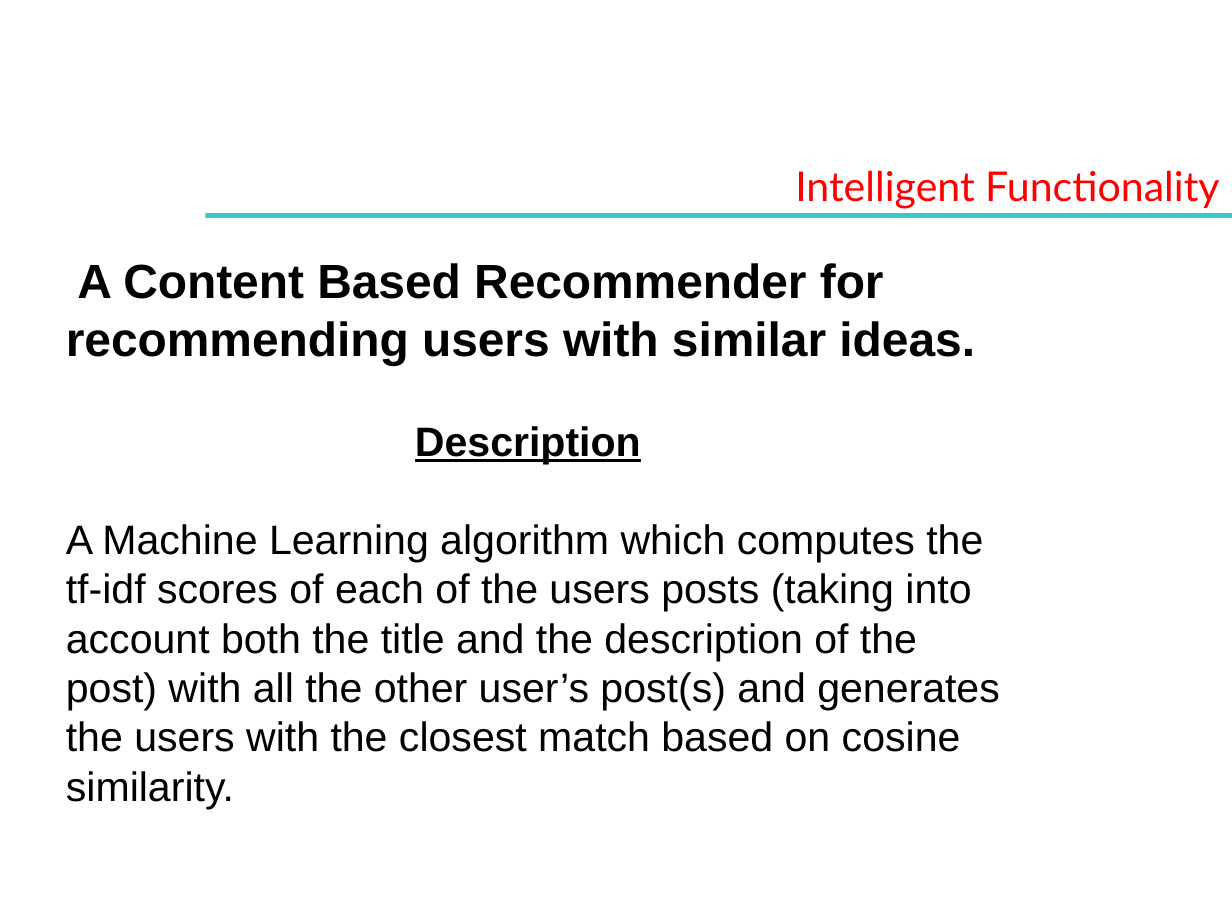
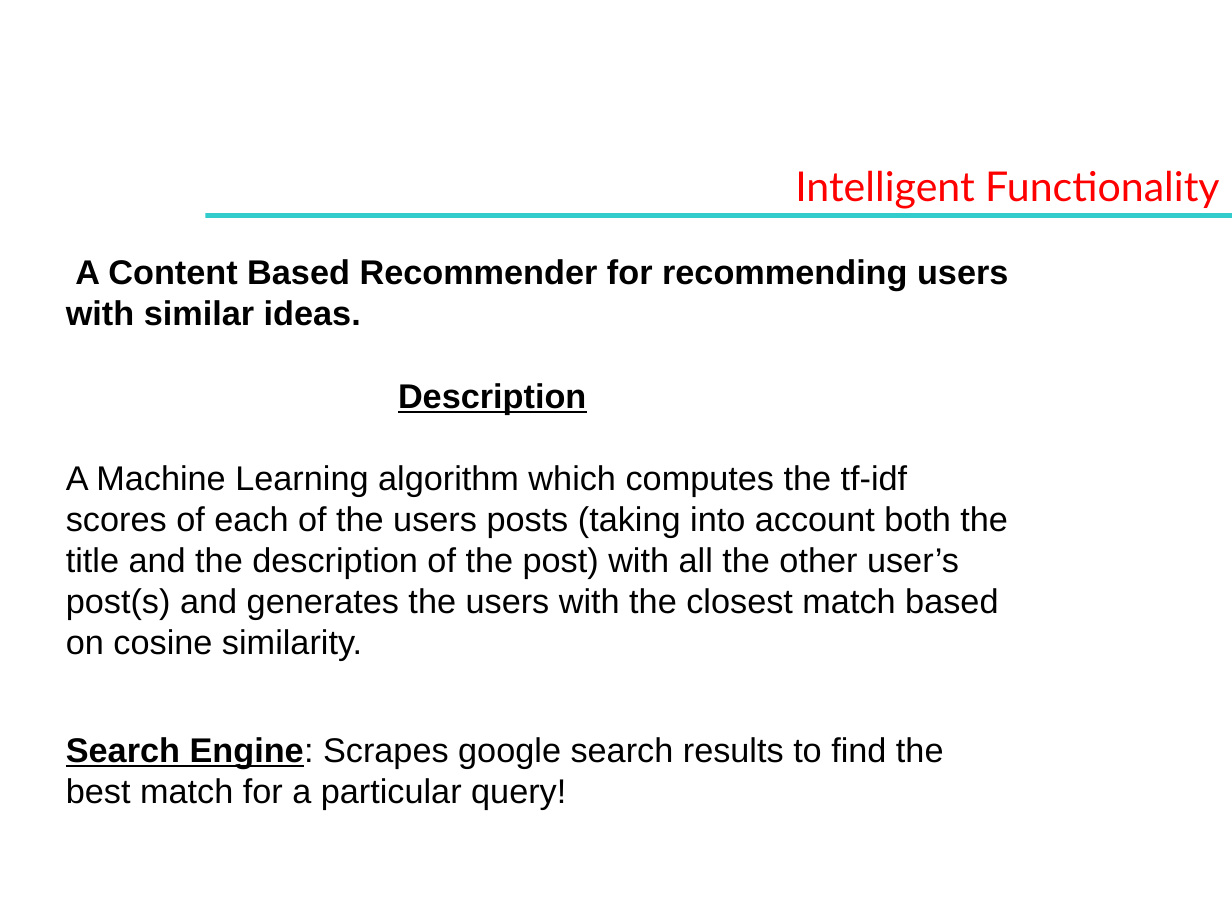
Before and after one commit to jasraj-jsa/VIBE_TECH, a slide deck: slide 5 of V.I.B.E.pptx. Drawn at 1232x924 pixels with LibreOffice and Linux fonts; fonts in the diff are those of the drawing; background and template pictures are left out. Boxes give left, top, right and bottom in pixels: in the first picture for what was removed or moved away, otherwise in the second. Text is boxed around its words. In the diff, an @@ line names an element or a change of style, - is before the commit and + after.

```diff
--- a/V.I.B.E.pptx
+++ b/V.I.B.E.pptx
@@ text "A Content Based Recommender for ..." at (66, 259, 1008, 661): size 28 to 20 pt in "A Content Based Recommender for recommending users ..."; size 24 to 20 pt in "Description", "A Machine Learning algorithm which computes the ..." @@
@@ text added at (66, 737, 944, 810), 20 pt, text #000000 @@
+Search Engine: Scrapes google search results to find the best match for a particular query!
```
Also in this commit, not shown: 1 other slide changed, 1 other file.
